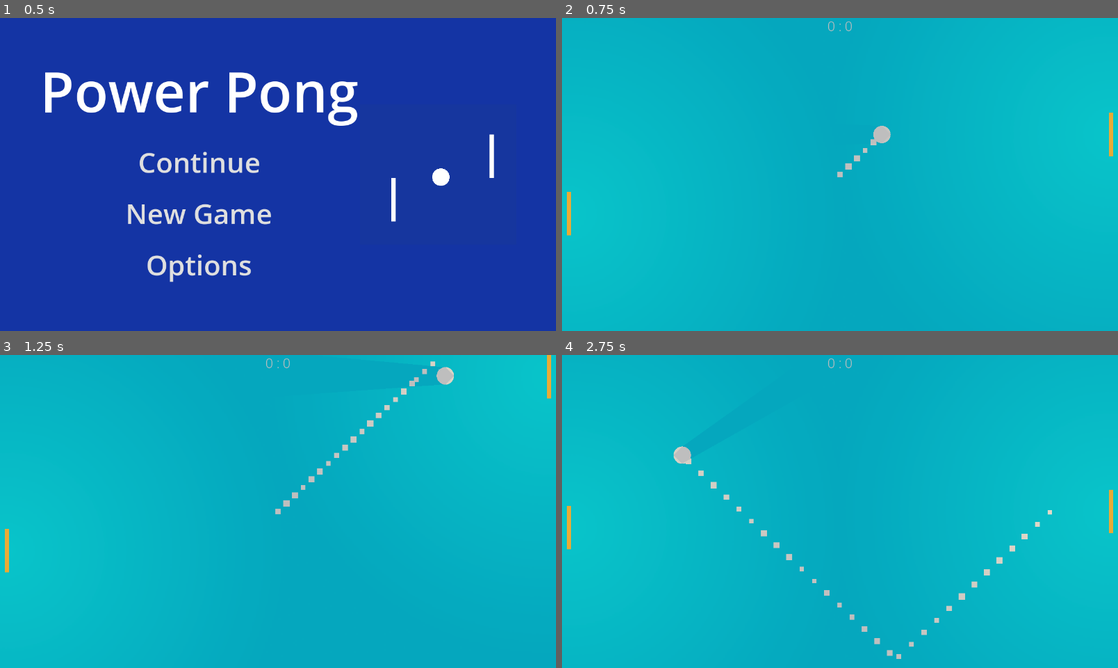
Above: before the commit, frames 1-4 (two rows, left to right).
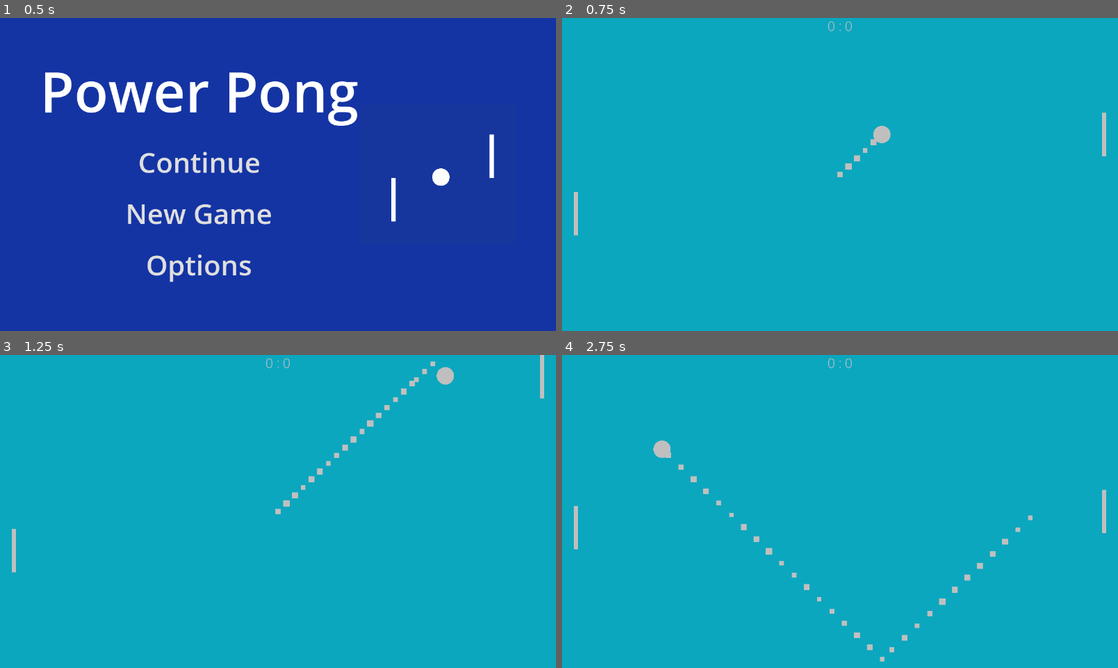
Above: after the commit, the same moments.

Repository: tjreed15/pong
Game: Godot game, scene res://scenes/menu/Menu.tscn
Two runs of this game, one before a commit and one after it. Both use one fixed random seed, a clock stepped at 60 frames per second and the inputs below.
Inputs (mouse positions are in pixels of both pictures, inside the frame that each line leads up to):
- Up to frame 1 (0.5 s): no input
- Up to frame 2 (0.75 s): click "New Game" at 0.5 s
- Up to frame 3 (1.25 s): no input
- Up to frame 4 (2.75 s): move the mouse to (962, 495) at 1.27 s; move the mouse to (728, 527) at 2.02 s

Frame 1 is identical in both runs. In frame 2, 4.5% of the frame differs, in the area x 0-100%, y 22-78%; in frame 3, 4.0%; in frame 4, 5.9%, in the area x 0-100%, y 27-98%.

Commit message:
Removed lighting, reset mode to compatibility

Diff:
--- a/godot/core/Ball.tscn
+++ b/godot/core/Ball.tscn
@@ -1,7 +1,6 @@
-[gd_scene load_steps=7 format=3 uid="uid://b328b8ccqd1f8"]
+[gd_scene load_steps=5 format=3 uid="uid://b328b8ccqd1f8"]
 
 [ext_resource type="Script" path="res://core/Ball.gd" id="1_ea8pi"]
-[ext_resource type="Texture2D" uid="uid://bm7tvuepysd0k" path="res://resources/light-texture.webp" id="2_qfv5c"]
 
 [sub_resource type="Shader" id="Shader_vtvul"]
 code = "shader_type canvas_item;
@@ -20,10 +19,6 @@
 radius = 20.0
 height = 40.0
 
-[sub_resource type="OccluderPolygon2D" id="OccluderPolygon2D_atrsb"]
-cull_mode = 2
-polygon = PackedVector2Array(20, 0, 0, -20, -20, 0, 0, 20)
-
 [node name="Ball" type="CharacterBody2D" groups=["Balls"]]
 motion_mode = 1
 wall_min_slide_angle = 0.0
@@ -39,13 +34,3 @@
 [node name="CollisionShape2D" type="CollisionShape2D" parent="."]
 visible = false
 shape = SubResource("CapsuleShape2D_0lfiy")
-
-[node name="PointLight2D" type="PointLight2D" parent="."]
-enabled = false
-energy = 0.25
-shadow_enabled = true
-texture = ExtResource("2_qfv5c")
-height = 10.0
-
-[node name="LightOccluder2D" type="LightOccluder2D" parent="."]
-occluder = SubResource("OccluderPolygon2D_atrsb")
--- a/godot/core/Paddle.tscn
+++ b/godot/core/Paddle.tscn
@@ -1,14 +1,9 @@
-[gd_scene load_steps=5 format=3 uid="uid://3vgwxajepk8e"]
+[gd_scene load_steps=3 format=3 uid="uid://3vgwxajepk8e"]
 
 [ext_resource type="Script" path="res://core/Paddle.gd" id="1_m44k1"]
-[ext_resource type="Texture2D" uid="uid://bm7tvuepysd0k" path="res://resources/light-texture.webp" id="2_xn4xb"]
 
 [sub_resource type="RectangleShape2D" id="RectangleShape2D_xfiet"]
 size = Vector2(10, 100)
-
-[sub_resource type="OccluderPolygon2D" id="OccluderPolygon2D_87imq"]
-cull_mode = 2
-polygon = PackedVector2Array(5, -50, -5, -50, -5, 50, 5, 50)
 
 [node name="Paddle" type="CharacterBody2D" groups=["Paddles"]]
 script = ExtResource("1_m44k1")
@@ -25,7 +20,6 @@
 offset_bottom = 50.0
 grow_horizontal = 2
 grow_vertical = 2
-color = Color(1, 0.768627, 0.270588, 1)
 
 [node name="CollisionShape2D" type="CollisionShape2D" parent="."]
 visible = false
@@ -33,14 +27,3 @@
 
 [node name="NormalPoint" type="Node2D" parent="."]
 position = Vector2(1, 0)
-
-[node name="PointLight2D" type="PointLight2D" parent="."]
-color = Color(0.701961, 0.537255, 0.188235, 1)
-energy = 0.25
-shadow_enabled = true
-texture = ExtResource("2_xn4xb")
-texture_scale = 5.0
-height = 10.0
-
-[node name="LightOccluder2D" type="LightOccluder2D" parent="."]
-occluder = SubResource("OccluderPolygon2D_87imq")
--- a/godot/project.godot
+++ b/godot/project.godot
@@ -39,4 +39,5 @@
 
 [rendering]
 
+renderer/rendering_method="gl_compatibility"
 renderer/rendering_method.mobile="gl_compatibility"
--- a/godot/scenes/main/Main.tscn
+++ b/godot/scenes/main/Main.tscn
@@ -13,10 +13,6 @@
 [ext_resource type="Script" path="res://controllers/AIController.gd" id="10_rbn2i"]
 [ext_resource type="PackedScene" uid="uid://dtr83cwyjumv3" path="res://pause/PauseMenu.tscn" id="12_4ytxw"]
 
-[sub_resource type="Environment" id="Environment_qt8rg"]
-background_mode = 3
-glow_enabled = true
-
 [sub_resource type="Theme" id="Theme_jts08"]
 Label/font_sizes/font_size = 32
 Label/fonts/font = ExtResource("2_1vct0")
@@ -27,9 +23,6 @@
 [node name="GameController" type="Node" parent="."]
 process_mode = 3
 script = ExtResource("2_i13ct")
-
-[node name="WorldEnvironment" type="WorldEnvironment" parent="."]
-environment = SubResource("Environment_qt8rg")
 
 [node name="Background" type="ColorRect" parent="."]
 anchors_preset = 15
@@ -79,7 +72,7 @@
 position = Vector2(-49, 0)
 
 [node name="Paddle" parent="Player1" instance=ExtResource("7_jh5lr")]
-position = Vector2(16, 0)
+position = Vector2(32, 0)
 
 [node name="PlayerController" type="Node" parent="Player1/Paddle"]
 script = ExtResource("8_8tvja")
@@ -98,7 +91,7 @@
 position = Vector2(-49, 0)
 
 [node name="Paddle" parent="Player2" instance=ExtResource("7_jh5lr")]
-position = Vector2(16, 0)
+position = Vector2(32, 0)
 
 [node name="AIController" type="Node" parent="Player2/Paddle"]
 script = ExtResource("10_rbn2i")
Not shown: 1 places in godot/scenes/main/Main.tscn that only renumber resources
